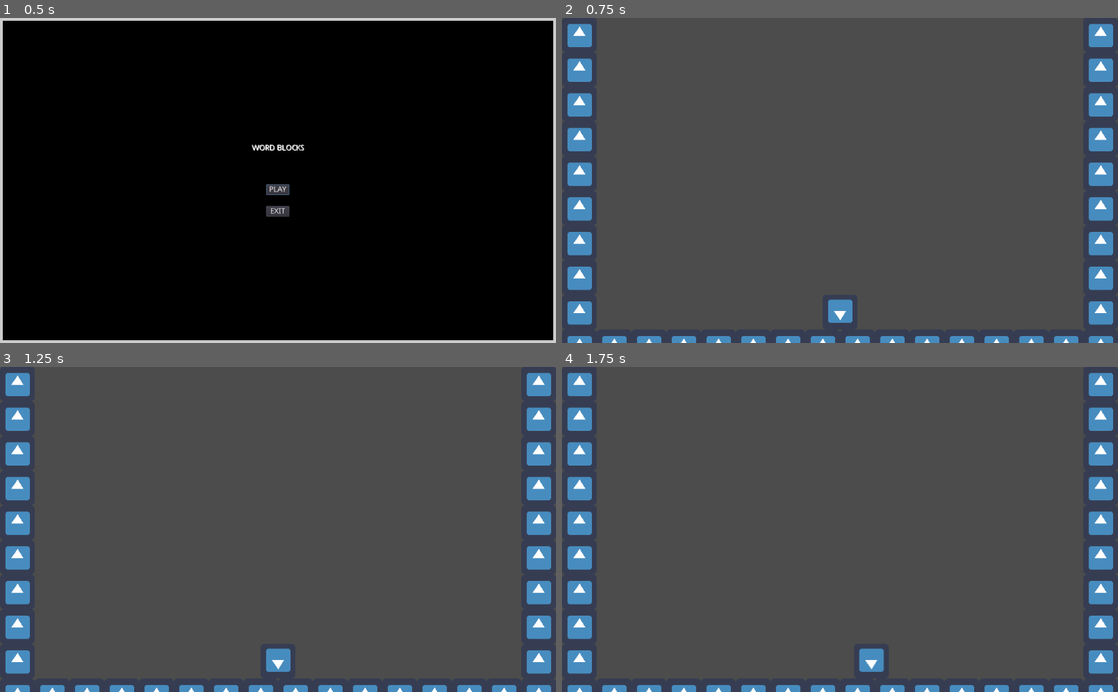
Above: before the commit, frames 1-4 (two rows, left to right).
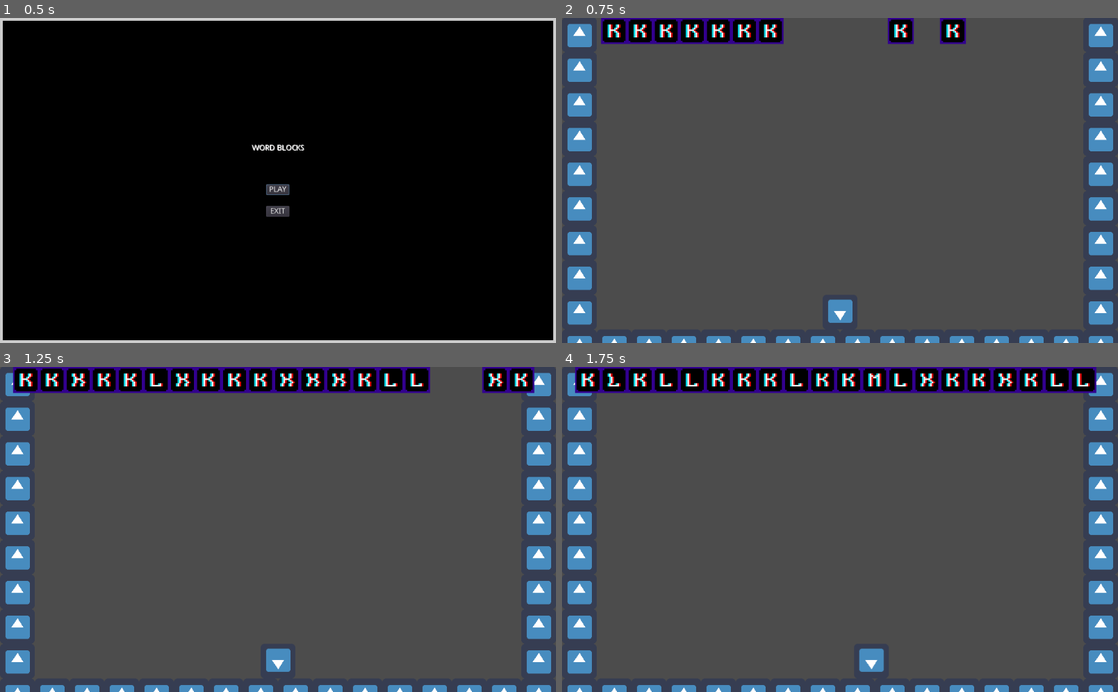
Above: after the commit, the same moments.

Repository: wlehoang/WordBlocks
Game: Godot game, scene res://main.tscn
Same seed, same stepped clock (60 frames per second), same inputs: the game is played once before the commit and once after it. The engine's default icon, where the game draws it, is replaced by a stand-in: a white triangle on a blue panel in a dark square.
Inputs:
- Up to frame 1 (0.5 s): no input
- Up to frame 2 (0.75 s): click "PLAY" at 0.5 s
- Up to frame 3 (1.25 s): no input
- Up to frame 4 (1.75 s): hold D (move_right) from 1.28 s (still down)

Frame 1 is identical in both runs. In frame 2, 3.4% of the frame differs, in the area x 7-73%, y 0-9%; in frame 3, 6.9%; in frame 4, 7.6%, in the area x 2-97%, y 0-9%.

Commit message:
block spawn test
Co-Authored-By: SanRenSei <6357202+sanrensei@users.noreply.github.com>

Diff:
--- a/entities/blocks/blocks.tscn
+++ b/entities/blocks/blocks.tscn
@@ -331,15 +331,18 @@
 } ]
 
 [sub_resource type="RectangleShape2D" id=66]
+extents = Vector2( 24, 24 )
 
 [node name="Blocks" type="KinematicBody2D"]
-position = Vector2( 208, 40 )
+position = Vector2( 656, 528 )
 __meta__ = {
 "_edit_group_": true
 }
 
 [node name="AnimatedSprite" type="AnimatedSprite" parent="."]
 frames = SubResource( 65 )
+frame = 20
+playing = true
 
 [node name="CollisionShape2D" type="CollisionShape2D" parent="."]
 shape = SubResource( 66 )
--- a/entities/player/player.gd
+++ b/entities/player/player.gd
@@ -19,9 +19,5 @@
 		velocity.x += speed
 	if Input.is_action_pressed("move_left"):
 		velocity.x -= speed
-	if Input.is_action_pressed("move_up"):
-		velocity.y -= speed
-	if Input.is_action_pressed("move_down"):
-		velocity.y += speed
 
 	var collision = move_and_collide(velocity * delta)
--- a/levels/level_1/level_1.gd
+++ b/levels/level_1/level_1.gd
@@ -1 +1,21 @@
 extends Node2D
+
+const Blocks = preload("res://entities/blocks/blocks.tscn")
+
+func _ready():
+	set_process_input(true)
+	randomize()
+	spawn(randi() % 20)
+
+func _process(delta):
+	randomize()
+	spawn(randi() % 20)
+
+func spawn(column):
+	var node = Blocks.instance()
+	var current_animation : String = node.get_node("AnimatedSprite").animation
+	var sprite_texture : Texture = node.get_node("AnimatedSprite").frames.get_frame(current_animation, 0)
+	var block_size = sprite_texture.get_size()
+	var spawn_x = (column + 1) * block_size.x
+	node.position = (Vector2(spawn_x, block_size.y / 2))
+	add_child(node)
--- a/levels/level_1/level_1.tscn
+++ b/levels/level_1/level_1.tscn
@@ -44,3 +44,5 @@
 
 [node name="Player" parent="." instance=ExtResource( 2 )]
 position = Vector2( 480, 544 )
+
+[node name="BlockSpawnTimer" type="Timer" parent="."]
--- a/main.gd
+++ b/main.gd
@@ -22,3 +22,4 @@
 	if Input.is_action_pressed("pause"):
 		var pause_menu = PauseScreen.instance()
 		add_child(pause_menu)
+		pause_menu.connect("scene_changed", self, "handle_scene_changed")
--- a/ui/menus/pause_screen.gd
+++ b/ui/menus/pause_screen.gd
@@ -13,8 +13,8 @@
 
 func _on_RestartButton_pressed():
 	get_tree().paused = false
+	emit_signal("scene_changed", scene_name)
 	queue_free()
-	emit_signal("scene_changed", scene_name)
 
 func _on_QuitButton_pressed():
 	get_tree().quit()
